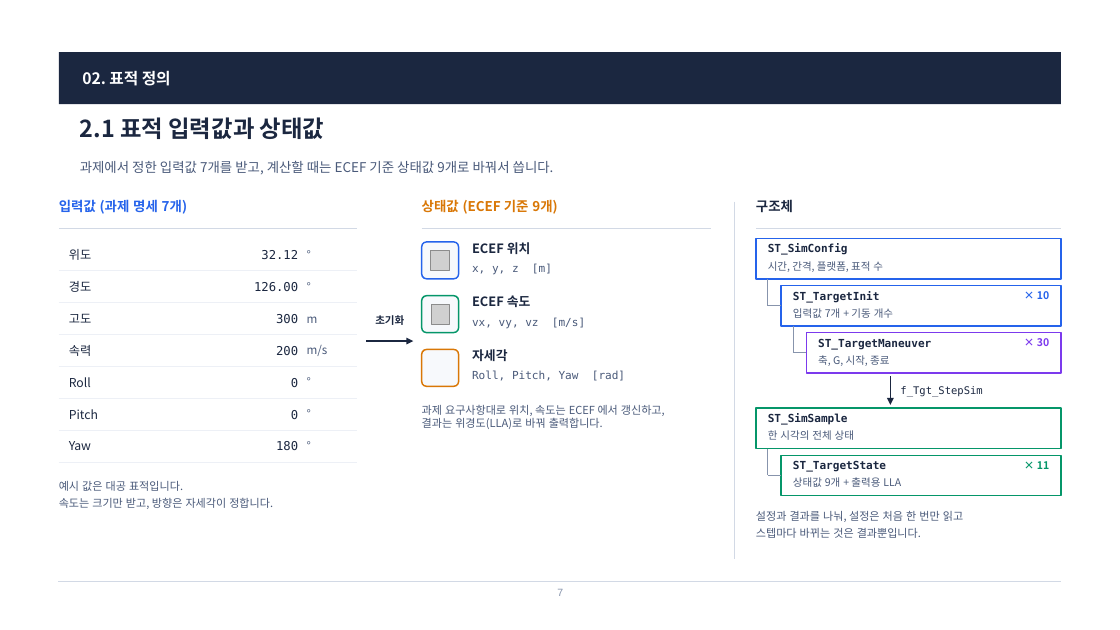
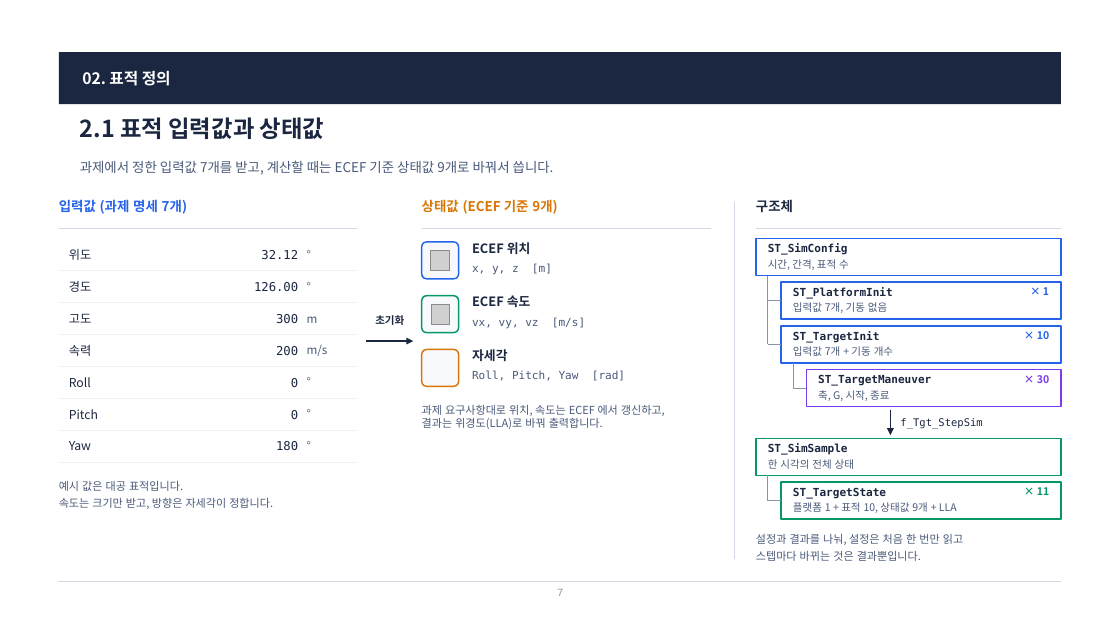
Before and after one commit to harley-hwan/radar-sw-study, a slide deck: slide 7 of Part3_TargetSim/ref/산출물/Chapter3_TargetSim.pptx. Drawn at 1120x630 pixels with LibreOffice and Linux fonts; fonts in the diff are those of the drawing; grey boxes stand for pictures; background and template pictures are left out. Boxes give left, top, right and bottom in pixels: in the first picture for what was removed or moved away, otherwise in the second. Text is boxed around its words. In the diff, an @@ line names an element or a change of style, - is before the commit and + after.

```diff
--- a/Part3_TargetSim/ref/산출물/Chapter3_TargetSim.pptx
+++ b/Part3_TargetSim/ref/산출물/Chapter3_TargetSim.pptx
@@ text at bbox=[768, 259, 849, 270]: text changed @@
-시간, 간격, 플랫폼, 표적 수
+시간, 간격, 표적 수
@@ line moved from (768, 279) - (768, 306) to (768, 276) - (768, 344) @@
@@ rectangle added at bbox=[781, 282, 1061, 319], fill #FFFFFF, outline #2563EB 1.25 pt @@
@@ text added at bbox=[793, 287, 893, 299], 9.5 pt, text #1B2740, bold @@
+ST_PlatformInit
@@ text added at bbox=[1043, 287, 1049, 295], 9 pt, text #2563EB, bold @@
+× 1
@@ line added from (768, 301) to (781, 301), #8794AC 0.75 pt @@
@@ 3 texts, 1 line, 1 rectangle: place and size @@
-3 texts, 1 line, 1 rectangle at bbox=[768, 286, 1061, 326]
+3 texts, 1 line, 1 rectangle at bbox=[768, 326, 1061, 363]
@@ text added at bbox=[793, 302, 887, 313], 9 pt, text #4A5A7A @@
+입력값 7개, 기동 없음
@@ 3 texts, 2 lines, 1 rectangle: place and size @@
-3 texts, 2 lines, 1 rectangle at bbox=[793, 326, 1061, 373]
+3 texts, 2 lines, 1 rectangle at bbox=[793, 363, 1061, 407]
@@ arrow moved from (891, 376) - (891, 405) to (891, 410) - (891, 435) @@
@@ 3 texts: place and size @@
-3 texts at bbox=[768, 386, 982, 440]
+3 texts at bbox=[768, 418, 982, 469]
@@ rectangle: place and size @@
-rectangle at bbox=[756, 408, 1061, 449]
+rectangle at bbox=[756, 439, 1061, 476]
@@ 2 texts, 2 lines: place and size @@
-2 texts, 2 lines at bbox=[768, 449, 1049, 476]
+2 texts, 2 lines at bbox=[768, 476, 1049, 501]
@@ rectangle: place and size @@
-rectangle at bbox=[781, 455, 1061, 496]
+rectangle at bbox=[781, 482, 1061, 519]
@@ text at bbox=[793, 502, 957, 513]: text changed @@
-상태값 9개 + 출력용 LLA
+플랫폼 1 + 표적 10, 상태값 9개 + LLA
@@ text "설정과 결과를 나눠, 설정은 처음 ...": place and size @@
-text "설정과 결과를 나눠, 설정은 처음 ..." at bbox=[756, 511, 963, 538]
+text "설정과 결과를 나눠, 설정은 처음 ..." at bbox=[756, 534, 963, 561]
```
Also in this commit, not shown: 20 other slides changed, 1 slide added, 3 slides removed, 12 other files.
